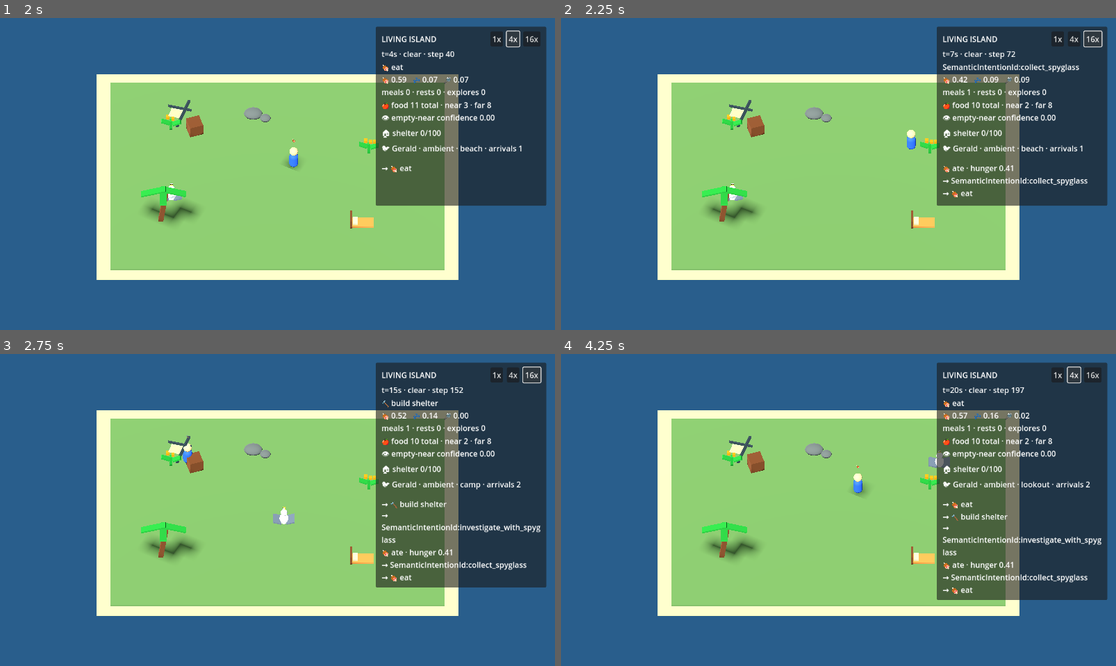
Above: before the commit, frames 1-4 (two rows, left to right).
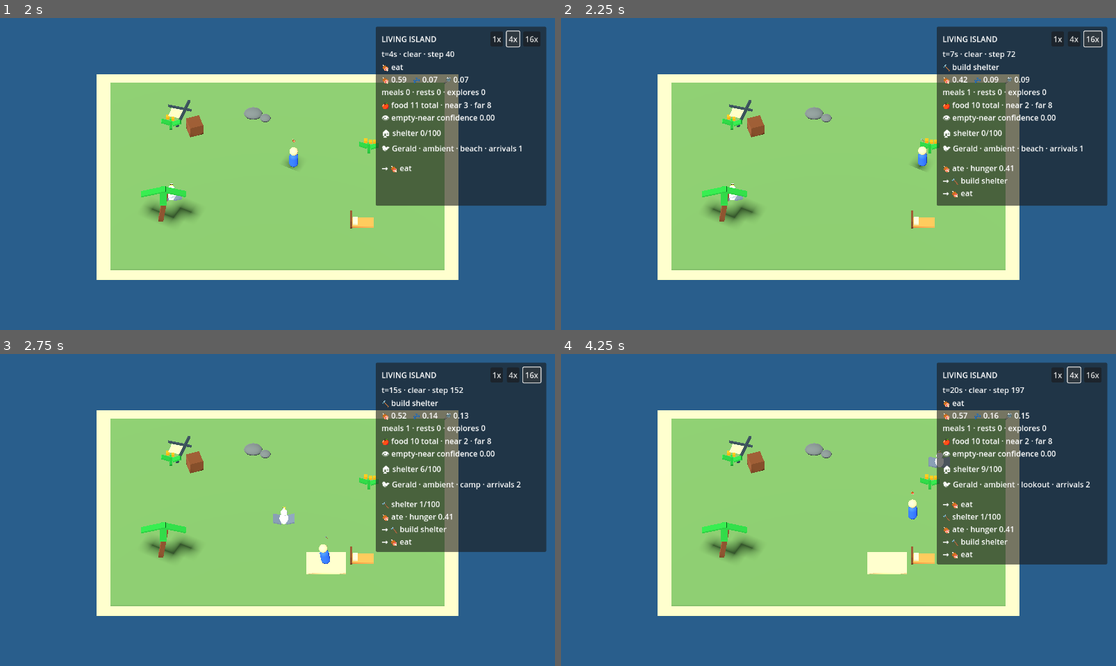
Above: after the commit, the same moments.

Repository: RrR2010/wilson-shipwrecked
Game: Godot game, scene res://tools/living_simulation/living_simulation.tscn
Same seed, same stepped clock (60 frames per second), same inputs: the game is played once before the commit and once after it. The project has no main scene, so this scene is started directly.
Inputs:
- Up to frame 1 (2 s): click "1x" at 0.5 s; click "4x" at 1.25 s
- Up to frame 2 (2.25 s): click "16x" at 2 s
- Up to frame 3 (2.75 s): no input
- Up to frame 4 (4.25 s): click "1x" at 2.75 s; click "4x" at 3.5 s

Frame 1 is identical in both runs. In frame 2, 0.8% of the frame differs, in the area x 62-95%, y 14-54%; in frame 3, 4.9%; in frame 4, 5.0%, in the area x 52-99%, y 18-79%.

Commit message:
fix: keep optional spyglass opportunity below persistent shelter priority

Diff:
--- a/src/domain/cognition/authored_tool_opportunity_source.gd
+++ b/src/domain/cognition/authored_tool_opportunity_source.gd
@@ -6,6 +6,8 @@
 
 ## A bounded authored opportunity: pick up a known tool, then inspect a known
 ## target while held. World owns possession; cognition owns discovery.
+## Optional tool opportunities are deliberately below ongoing shelter work (0.35)
+## so curiosity does not starve an existing survival project.
 var _world
 var _beliefs
 var _tool
@@ -47,10 +49,10 @@
 	bindings.bind(&"tool", _tool)
 	if not held:
 		bindings.bind(&"target", _tool)
-		return [DecisionCandidate.new(_pickup_intention, bindings, DecisionCandidate.Scope.INTENTIONAL, 0.65, 0.0, 0.0, 0.0, 0.0, {"source": "known_tool"})]
+		return [DecisionCandidate.new(_pickup_intention, bindings, DecisionCandidate.Scope.INTENTIONAL, 0.32, 0.0, 0.0, 0.0, 0.0, {"source": "known_tool"})]
 	if _beliefs.get_entry(_known_target) == null:
 		return []
 	if not _world.find_relations(_inspection_receipt, _target, _target).is_empty():
 		return []
 	bindings.bind(&"target", _target)
-	return [DecisionCandidate.new(_use_intention, bindings, DecisionCandidate.Scope.INTENTIONAL, 0.56, 0.0, 0.0, 0.0, 0.0, {"source": "held_tool_exploration"})]
+	return [DecisionCandidate.new(_use_intention, bindings, DecisionCandidate.Scope.INTENTIONAL, 0.30, 0.0, 0.0, 0.0, 0.0, {"source": "held_tool_exploration"})]
